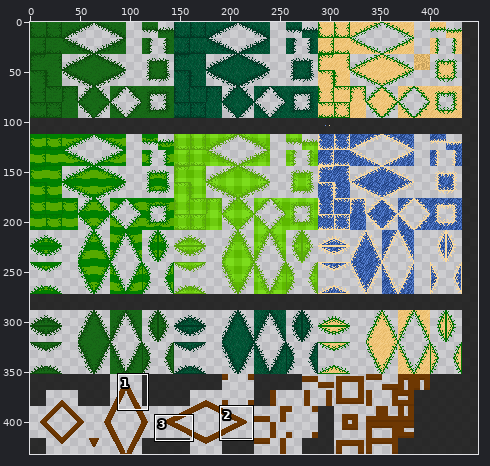
Two versions of one sprite sheet, Assets/Sprites/GolfSprites/Nature/grass-tiles.png. The picture above shows the old version from afar; the outline marks the close-up.
Close-up. Before the edit:
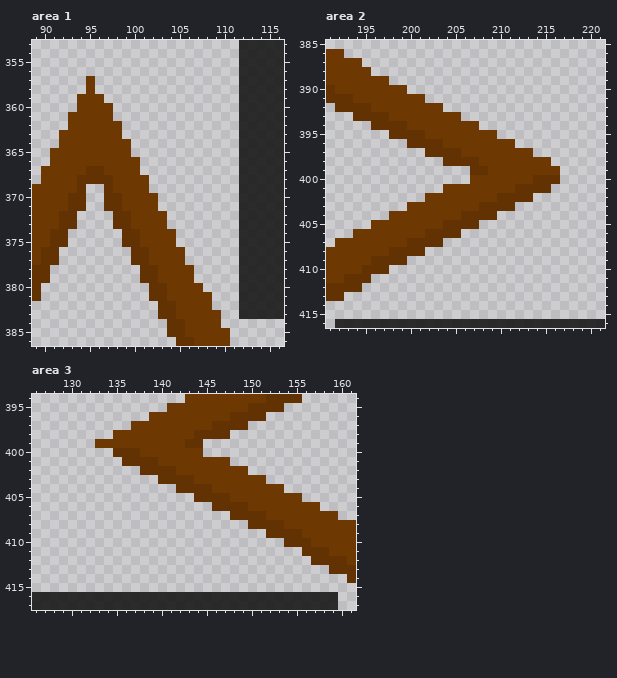
The file is 448x432 pixels. Colours within 5 levels of each other are drawn and written as one. Shown: area 1: x 89..116, y 353..386; area 2: x 191..221, y 385..416; area 3: x 126..161, y 394..417. The commit also changed other parts of the picture, which this record leaves out.
After:
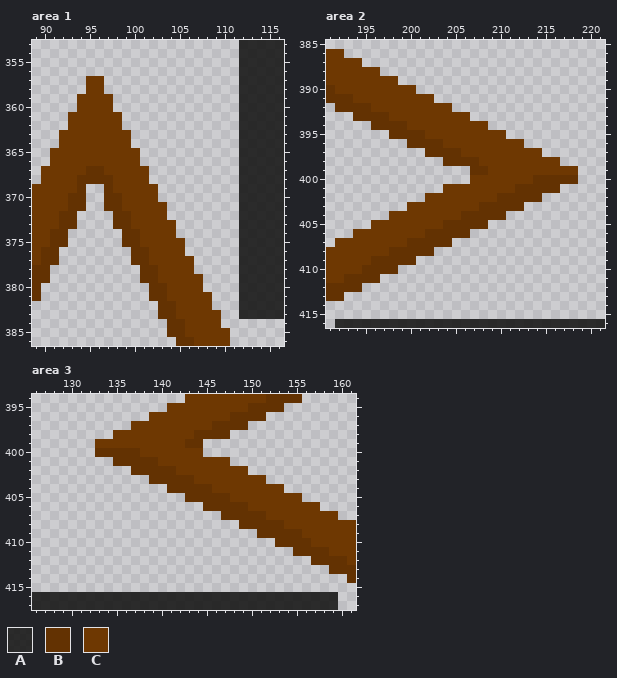
Palette (. is transparent): A #151515e1  B #633202  C #6e3802
Changes in this commit:
Area 1:
There is now colour C in rows 357 to 358 at x 96; in row 359 at x 97; in row 361 at x 98; in row 363 at x 99; in row 365 at x 100; in row 367 at x 101.
There is now colour C in row 369 at x 102; in row 371 at x 103; in row 373 at x 104; in row 375 at x 105; in row 377 at x 106; in row 379 at x 107.
Area 2:
There is now colour B in row 400 at x 217 to 218; in row 401 at x 216; in row 402 at x 214; in row 403 at x 212; in row 404 at x 210; in row 405 at x 208.
There is now colour B in row 406 at x 206; in row 407 at x 204; in row 408 at x 202; in row 409 at x 200; in row 410 at x 198; in row 411 at x 196.
There is now colour C in row 388 at x 196; in row 389 at x 198; in row 390 at x 200; in row 391 at x 202; in row 392 at x 204; in row 393 at x 206.
There is now colour C in row 394 at x 208; in row 395 at x 210; in row 396 at x 212; in row 397 at x 214; in row 398 at x 216; in row 399 at x 217 to 218.
Area 3:
There is now colour B in row 400 at x 133 to 134; in row 401 at x 135; in row 402 at x 137; in row 403 at x 139; in row 404 at x 141; in row 405 at x 143.
There is now colour B in row 406 at x 145; in row 407 at x 147; in row 408 at x 149; in row 409 at x 151; in row 410 at x 153; in row 411 at x 155.
Boxes around the changes in both close-ups, in picture pixels (x1, y1, x2, y2):
added: (95, 76, 203, 283)
added: (371, 67, 578, 283)
added: (95, 448, 302, 556)
